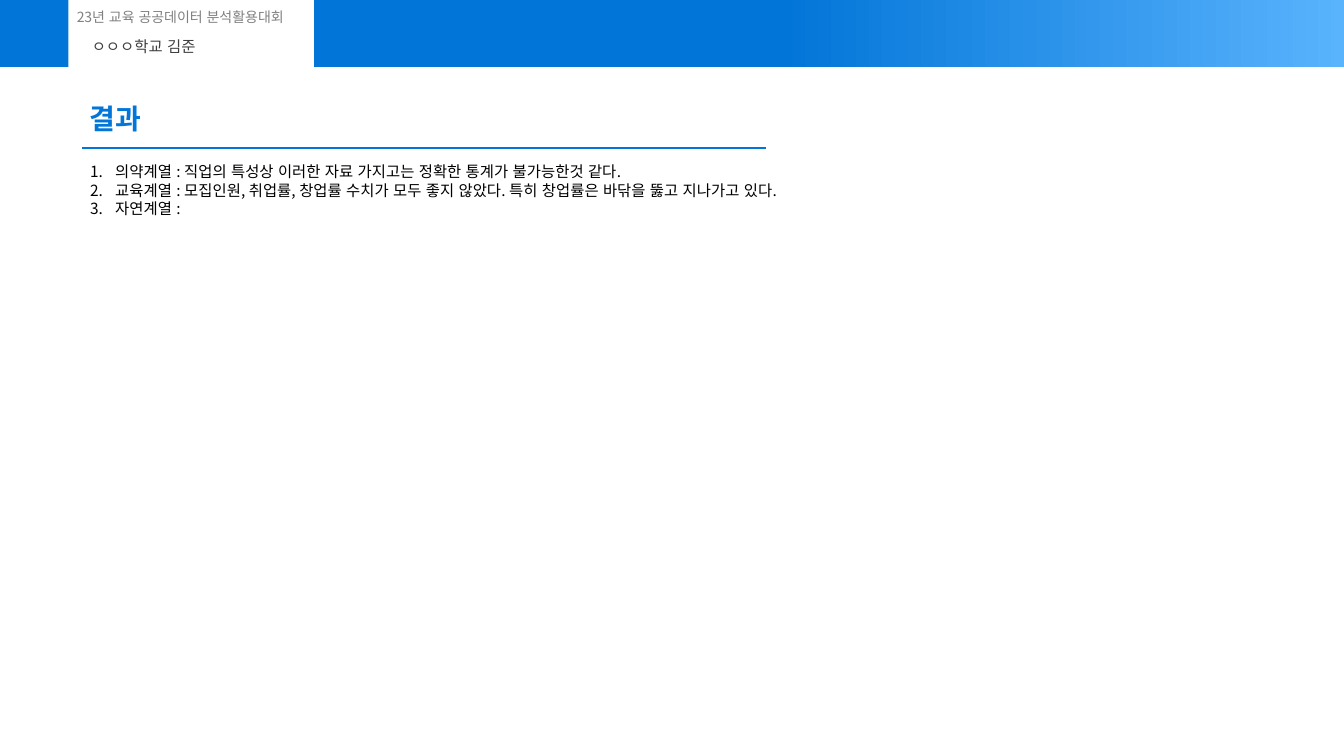
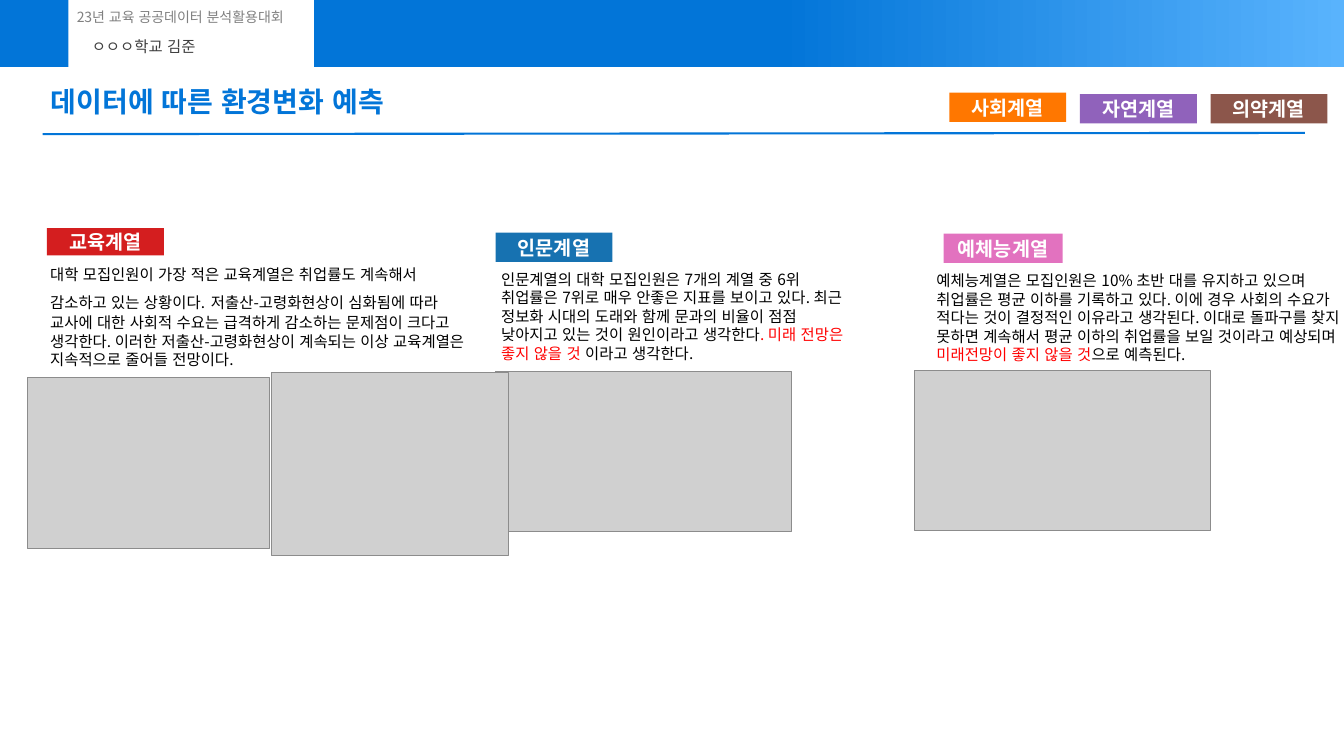
Before and after one commit to joon-11/23_dataAnalisysContestProject, a slide deck: slide 7 of submit (3).pptx (slide 8 before the commit). Drawn at 1344x756 pixels with LibreOffice and Linux fonts; fonts in the diff are those of the drawing; grey boxes stand for pictures. Boxes give left, top, right and bottom in pixels: in the first picture for what was removed or moved away, otherwise in the second. Text is boxed around its words. In the diff, an @@ line names an element or a change of style, - is before the commit and + after.

```diff
--- a/submit (3).pptx
+++ b/submit (3).pptx
@@ text added at [51,88,384,115], 20 pt, text #0275D8, bold @@
+데이터에 따른 환경변화 예측
@@ text removed at [90,105,142,132] @@
-결과
@@ rectangle added at [950,93,1067,122], fill #FF7700, 14 pt, text #FFFFFF, bold @@
+사회계열
@@ rectangle added at [1080,94,1197,123], fill #9062BB, 14 pt, text #FFFFFF, bold @@
+자연계열
@@ rectangle added at [1211,94,1328,123], fill #8C564B, 14 pt, text #FFFFFF, bold @@
+의약계열
@@ line added from (42, 134) to (1305, 133), #0275D8 1.5 pt @@
@@ line removed from (82, 148) to (766, 148) @@
@@ rectangle added at [47,228,164,255], fill #D41E1F, 14 pt, text #FFFFFF, bold @@
+교육계열
@@ rectangle added at [496,233,613,262], fill #1772B1, 14 pt, text #FFFFFF, bold @@
+인문계열
@@ rectangle added at [944,234,1063,263], fill #E272BF, 14 pt, text #FFFFFF, bold @@
+예체능계열
@@ text at [50,267,464,367]: text changed @@
-1. 의약계열 : 직업의 특성상 이러한 자료 가지고는 정확한 통계가 불가능한것 같다.
-2. 교육계열 : 모집인원, 취업률, 창업률 수치가 모두 좋지 않았다. 특히 창업률은 바닦을 뚫고 지나가고 있다.
-3. 자연계열 :
+대학 모집인원이 가장 적은 교육계열은 취업률도 계속해서 감소하고 있는 상황이다. 저출산-고령화현상이 심화됨에 따라 교사에 대한 사회적 수요는 급격하게 감소하는 문제점이 크다고 생각한다. 이러한 저출산-고령화현상이 계속되는 이상 교육계열은 지속적으로 줄어들 전망이다.
@@ text added at [501,272,844,361], 11 pt, text #000000 @@
+인문계열의 대학 모집인원은 7개의 계열 중 6위 취업률은 7위로 매우 안좋은 지표를 보이고 있다. 최근 정보화 시대의 도래와 함께 문과의 비율이 점점 낮아지고 있는 것이 원인이라고 생각한다. 미래 전망은 좋지 않을 것 이라고 생각한다.
@@ text added at [936,273,1339,362], 11 pt, text #000000 @@
+예체능계열은 모집인원은 10% 초반 대를 유지하고 있으며 취업률은 평균 이하를 기록하고 있다. 이에 경우 사회의 수요가 적다는 것이 결정적인 이유라고 생각된다. 이대로 돌파구를 찾지 못하면 계속해서 평균 이하의 취업률을 보일 것이라고 예상되며 미래전망이 좋지 않을 것으로 예측된다.
@@ picture added at [27,378,270,549] @@
@@ picture added at [272,373,509,557] @@
@@ picture added at [496,372,791,532] @@
@@ picture added at [915,371,1211,531] @@
```
Also in this commit, not shown: 7 other slides changed, 2 slides added.
